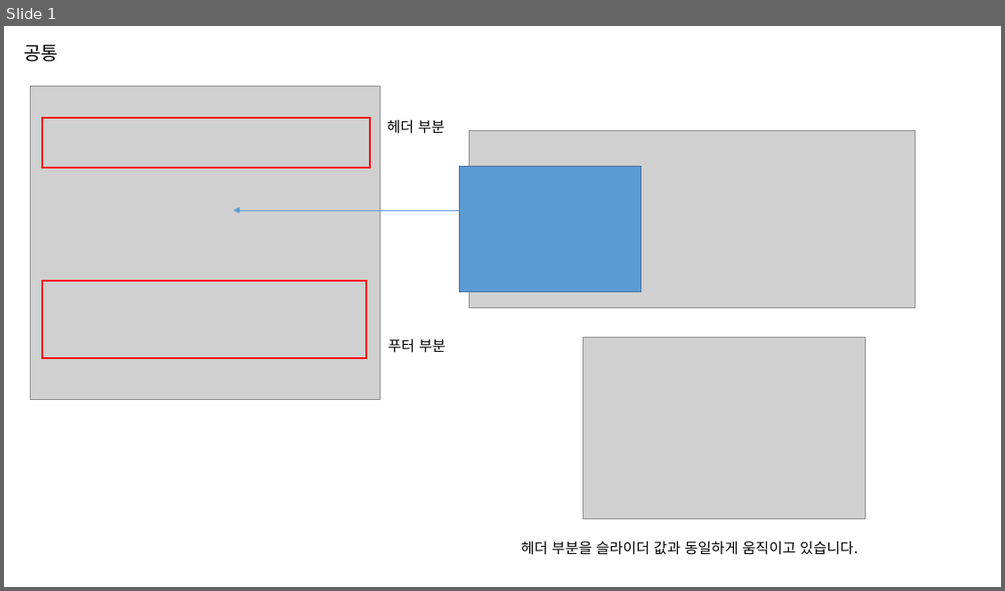
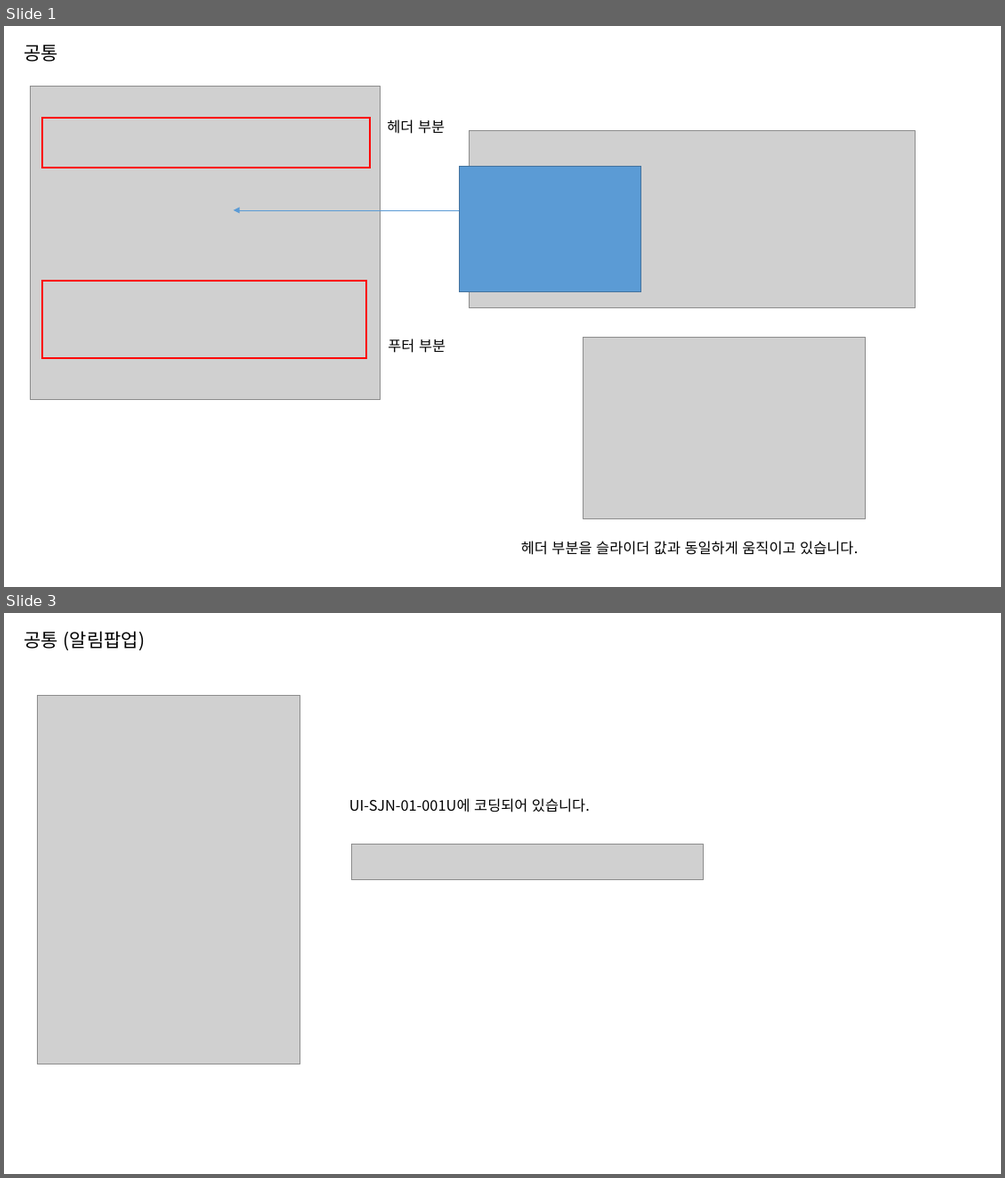
Before and after one commit to jeoungGyy/sejong, a slide deck: ppt/03-10.pptx. Shown one above the other, each under a label of ours: slide 1 before the commit, slides 1 and 3 after it; the slides between them are not shown. The pictures are 1005x591 and 1005x1178 pixels, drawn with LibreOffice and Linux fonts; fonts in the diff are those of the drawing; grey boxes stand for pictures. Boxes give left, top, right and bottom in pixels: in the first picture for what was removed or moved away, otherwise in the second. Text is boxed around its words. In the diff, an @@ line names an element or a change of style, - is before the commit and + after.

```diff
--- a/ppt/03-10.pptx
+++ b/ppt/03-10.pptx
@@ slide 3 added at [4,613,1001,1174], background #FFFFFF @@
@@ text added at [24,631,145,650], 18 pt, text #000000 @@
+공통 (알림팝업)
@@ picture added at [38,695,300,1064] @@
@@ text added at [349,798,590,812], 14 pt, text #000000 @@
+UI-SJN-01-001U에 코딩되어 있습니다.
@@ picture added at [351,844,704,880] @@
```
Also in this commit, not shown: 7 other slides added, 10 other files.
